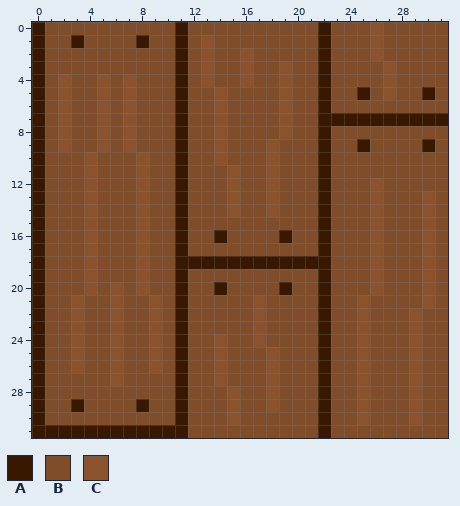
A pixel-art sprite gets an edit: Assets/Textures/Flooring/Food Truck Floor 2.png. That is the earlier state.
The file is 32x32 pixels.
Palette (. is transparent): A #381900  B #804d2b  C #8a532e
After the commit:
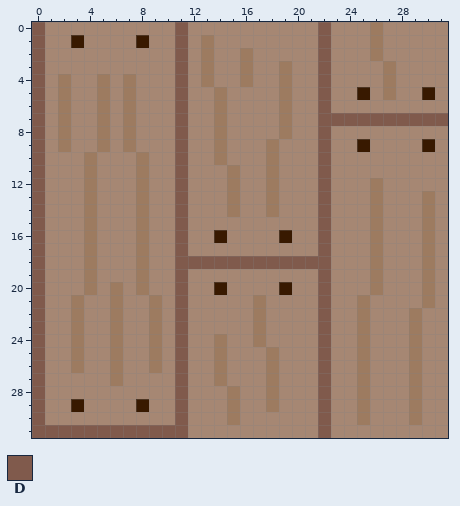
Colours new in this view: D #805a4c
The edit:
@@ palette @@
-B #804d2b
+B #a68773
-C #8a532e
+C #9d7b60
@@ x 0..31 @@
- 0 ABBBBBBBBBBABBBBBBBBBBABBBCBBBBB
- 1 ABBABBBBABBABCBBBBBBBBABBBCBBBBB
- 2 ABBBBBBBBBBABCBBCBBBBBABBBCBBBBB
- 3 ABBBBBBBBBBABCBBCBBCBBABBBBCBBBB
- 4 ABCBBCBCBBBABCBBCBBCBBABBBBCBBBB
- 5 ABCBBCBCBBBABBCBBBBCBBABBABCBBAB
- 6 ABCBBCBCBBBABBCBBBBCBBABBBBBBBBB
- 7 ABCBBCBCBBBABBCBBBBCBBAAAAAAAAAA
- 8 ABCBBCBCBBBABBCBBBBCBBABBBBBBBBB
- 9 ABCBBCBCBBBABBCBBBCBBBABBABBBBAB
-10 ABBBCBBBCBBABBCBBBCBBBABBBBBBBBB
-11 ABBBCBBBCBBABBBCBBCBBBABBBBBBBBB
-12 ABBBCBBBCBBABBBCBBCBBBABBBCBBBBB
-13 ABBBCBBBCBBABBBCBBCBBBABBBCBBBCB
-14 ABBBCBBBCBBABBBCBBCBBBABBBCBBBCB
-15 ABBBCBBBCBBABBBBBBBBBBABBBCBBBCB
-16 ABBBCBBBCBBABBABBBBABBABBBCBBBCB
-17 ABBBCBBBCBBABBBBBBBBBBABBBCBBBCB
-18 ABBBCBBBCBBAAAAAAAAAAAABBBCBBBCB
-19 ABBBCBBBCBBABBBBBBBBBBABBBCBBBCB
-20 ABBBCBCBCBBABBABBBBABBABBBCBBBCB
-21 ABBCBBCBBCBABBBBBCBBBBABBCBBBBCB
-22 ABBCBBCBBCBABBBBBCBBBBABBCBBBCBB
-23 ABBCBBCBBCBABBBBBCBBBBABBCBBBCBB
-24 ABBCBBCBBCBABBCBBCBBBBABBCBBBCBB
-25 ABBCBBCBBCBABBCBBBCBBBABBCBBBCBB
-26 ABBCBBCBBCBABBCBBBCBBBABBCBBBCBB
-27 ABBBBBCBBBBABBCBBBCBBBABBCBBBCBB
-28 ABBBBBBBBBBABBBCBBCBBBABBCBBBCBB
-29 ABBABBBBABBABBBCBBCBBBABBCBBBCBB
-30 ABBBBBBBBBBABBBCBBBBBBABBCBBBCBB
-31 AAAAAAAAAAAABBBBBBBBBBABBBBBBBBB
+ 0 DBBBBBBBBBBDBBBBBBBBBBDBBBCBBBBB
+ 1 DBBABBBBABBDBCBBBBBBBBDBBBCBBBBB
+ 2 DBBBBBBBBBBDBCBBCBBBBBDBBBCBBBBB
+ 3 DBBBBBBBBBBDBCBBCBBCBBDBBBBCBBBB
+ 4 DBCBBCBCBBBDBCBBCBBCBBDBBBBCBBBB
+ 5 DBCBBCBCBBBDBBCBBBBCBBDBBABCBBAB
+ 6 DBCBBCBCBBBDBBCBBBBCBBDBBBBBBBBB
+ 7 DBCBBCBCBBBDBBCBBBBCBBDDDDDDDDDD
+ 8 DBCBBCBCBBBDBBCBBBBCBBDBBBBBBBBB
+ 9 DBCBBCBCBBBDBBCBBBCBBBDBBABBBBAB
+10 DBBBCBBBCBBDBBCBBBCBBBDBBBBBBBBB
+11 DBBBCBBBCBBDBBBCBBCBBBDBBBBBBBBB
+12 DBBBCBBBCBBDBBBCBBCBBBDBBBCBBBBB
+13 DBBBCBBBCBBDBBBCBBCBBBDBBBCBBBCB
+14 DBBBCBBBCBBDBBBCBBCBBBDBBBCBBBCB
+15 DBBBCBBBCBBDBBBBBBBBBBDBBBCBBBCB
+16 DBBBCBBBCBBDBBABBBBABBDBBBCBBBCB
+17 DBBBCBBBCBBDBBBBBBBBBBDBBBCBBBCB
+18 DBBBCBBBCBBDDDDDDDDDDDDBBBCBBBCB
+19 DBBBCBBBCBBDBBBBBBBBBBDBBBCBBBCB
+20 DBBBCBCBCBBDBBABBBBABBDBBBCBBBCB
+21 DBBCBBCBBCBDBBBBBCBBBBDBBCBBBBCB
+22 DBBCBBCBBCBDBBBBBCBBBBDBBCBBBCBB
+23 DBBCBBCBBCBDBBBBBCBBBBDBBCBBBCBB
+24 DBBCBBCBBCBDBBCBBCBBBBDBBCBBBCBB
+25 DBBCBBCBBCBDBBCBBBCBBBDBBCBBBCBB
+26 DBBCBBCBBCBDBBCBBBCBBBDBBCBBBCBB
+27 DBBBBBCBBBBDBBCBBBCBBBDBBCBBBCBB
+28 DBBBBBBBBBBDBBBCBBCBBBDBBCBBBCBB
+29 DBBABBBBABBDBBBCBBCBBBDBBCBBBCBB
+30 DBBBBBBBBBBDBBBCBBBBBBDBBCBBBCBB
+31 DDDDDDDDDDDDBBBBBBBBBBDBBBBBBBBB
